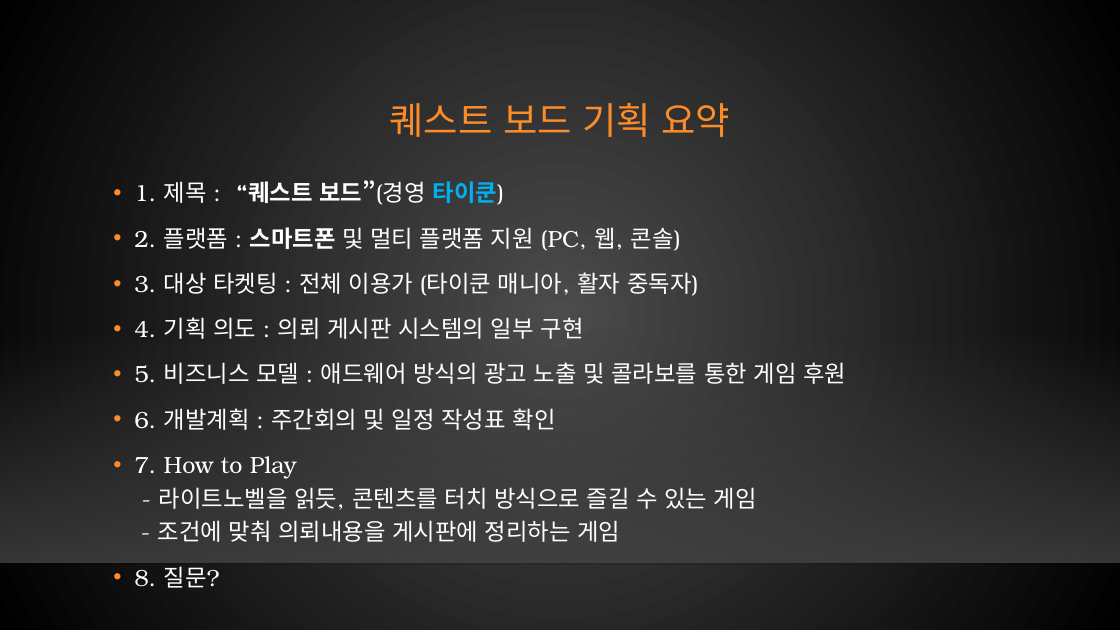
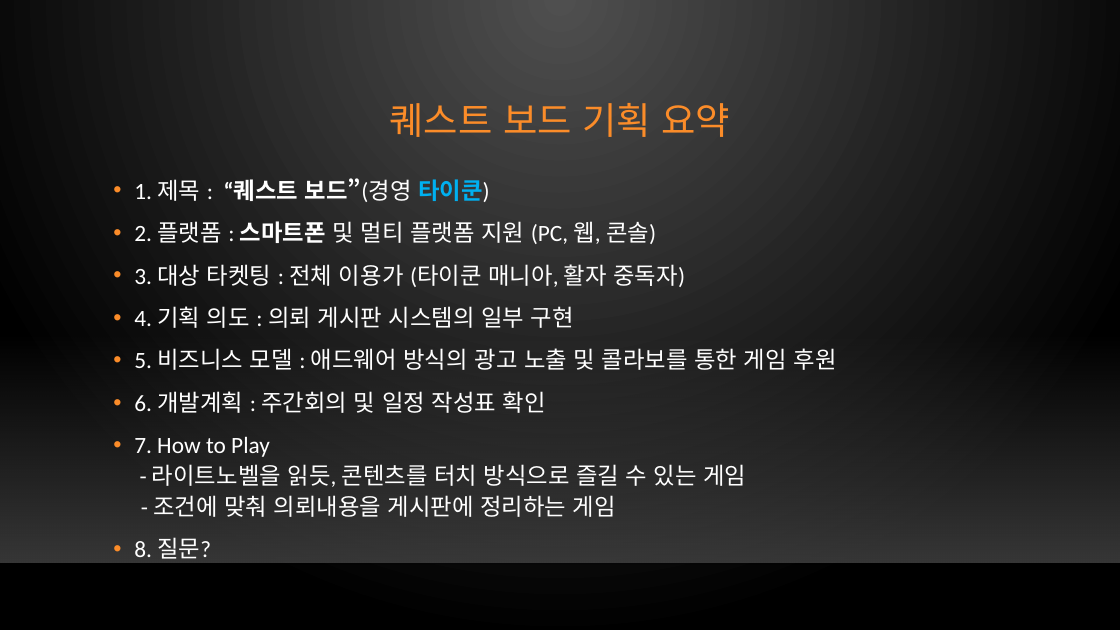
Before and after one commit to xqiwipx/first_project, a slide deck: slide 30 of Kims_project.pptx (slide 29 before the commit). Drawn at 1120x630 pixels with LibreOffice and Linux fonts; fonts in the diff are those of the drawing; background and template pictures are left out. Boxes give left, top, right and bottom in pixels: in the first picture for what was removed or moved away, otherwise in the second. Text is boxed around its words. In the diff, an @@ line names an element or a change of style, - is before the commit and + after.

Commit message:
Update Kims_project.pptx
240319내용추가

```diff
--- a/Kims_project.pptx
+++ b/Kims_project.pptx
@@ background gradient #4B4B4B to #000000 to gradient #505050 to #000000 @@
@@ title "퀘스트 보드 기획 요약" at [390,103,730,137]: font TeX Gyre Bonum to Calibri @@
@@ text "1. 제목 : “퀘스트 보드”(경영 ..." at [134,178,836,564]: font TeX Gyre Bonum to Calibri; line spacing 1.2 to 1.1 @@
```
Also in this commit, not shown: 25 other slides changed, 4 slides added, 3 slides removed.
